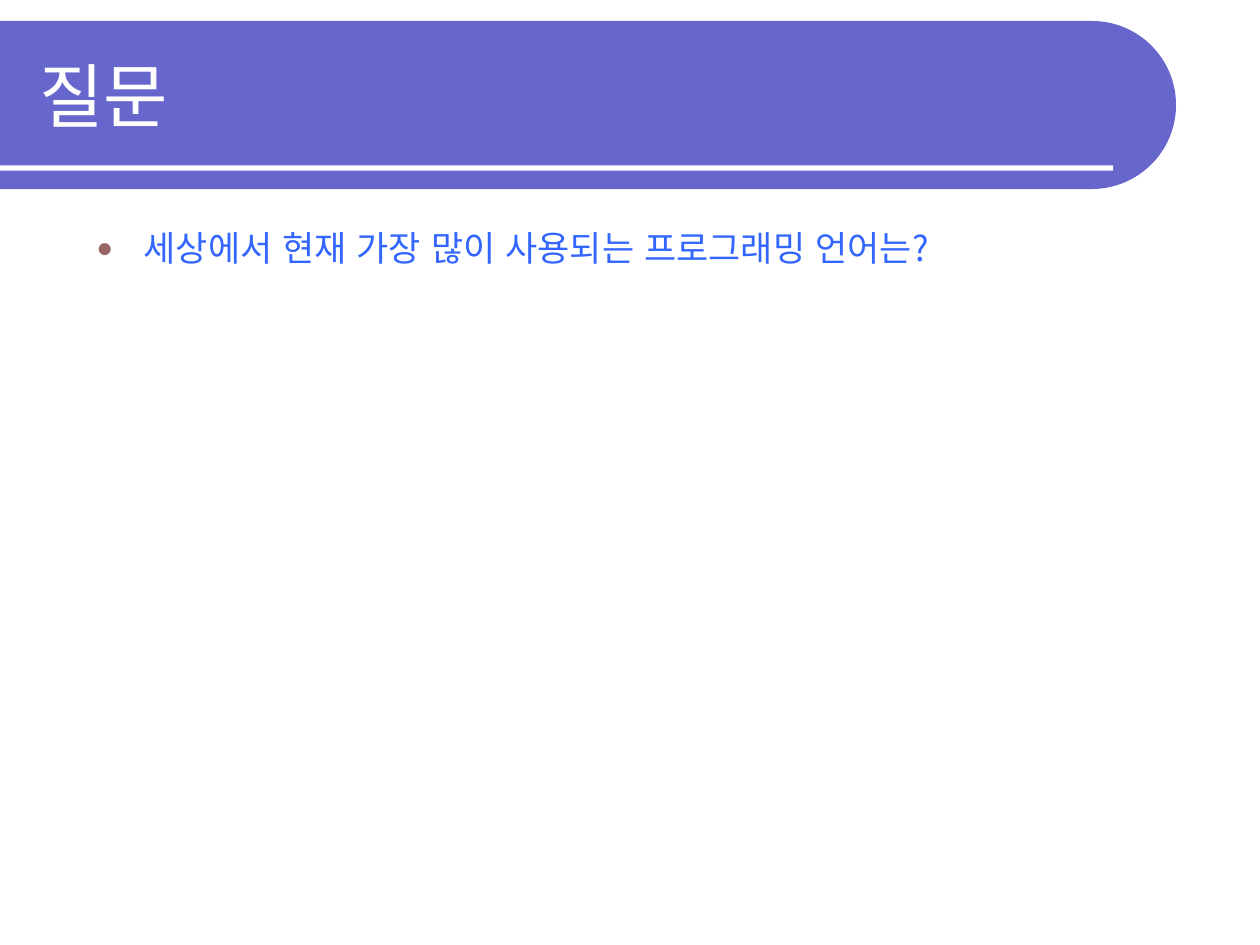
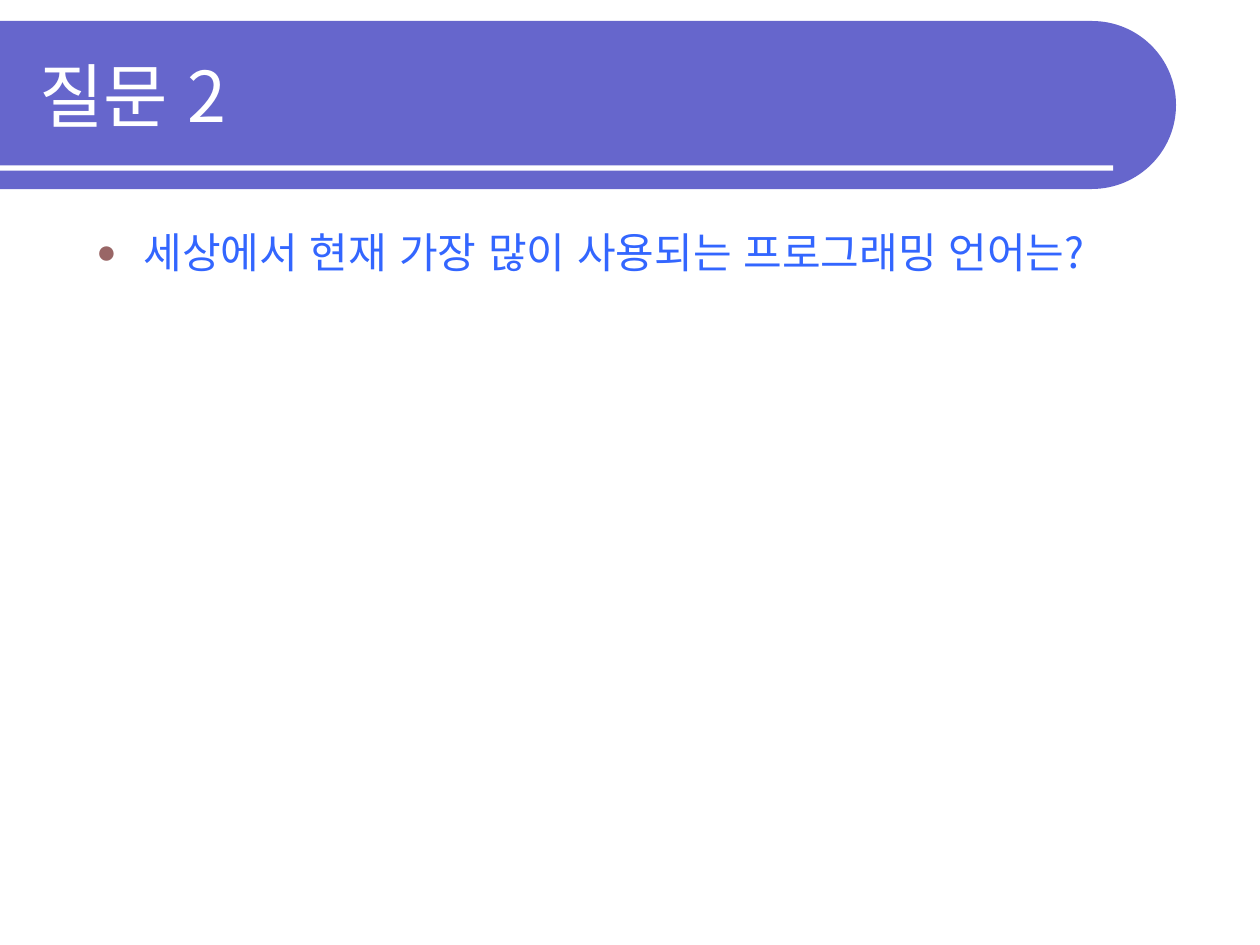
Before and after one commit to OOPSLA-SCH/OOPSLA-SCH.github.io, a slide deck: slide 3 of lecture/20s/pl20s/pl20s-intro.ppt (slide 2 before the commit). Drawn at 1260x945 pixels with LibreOffice and Linux fonts; fonts in the diff are those of the drawing. Boxes give left, top, right and bottom in pixels: in the first picture for what was removed or moved away, otherwise in the second. Text is boxed around its words. In the diff, an @@ line names an element or a change of style, - is before the commit and + after.

```diff
--- a/lecture/20s/pl20s/pl20s-intro.ppt
+++ b/lecture/20s/pl20s/pl20s-intro.ppt
@@ title at bbox=[39, 64, 227, 127]: text changed @@
-질문
+질문 2
@@ text "세상에서 현재 가장 많이 사용되는 ..." at bbox=[144, 233, 1085, 272]: size 20 to 24 pt; more space between paragraphs @@
```
Also in this commit, not shown: 5 other slides changed, 5 slides added, 1 slide removed, 6 other files.
